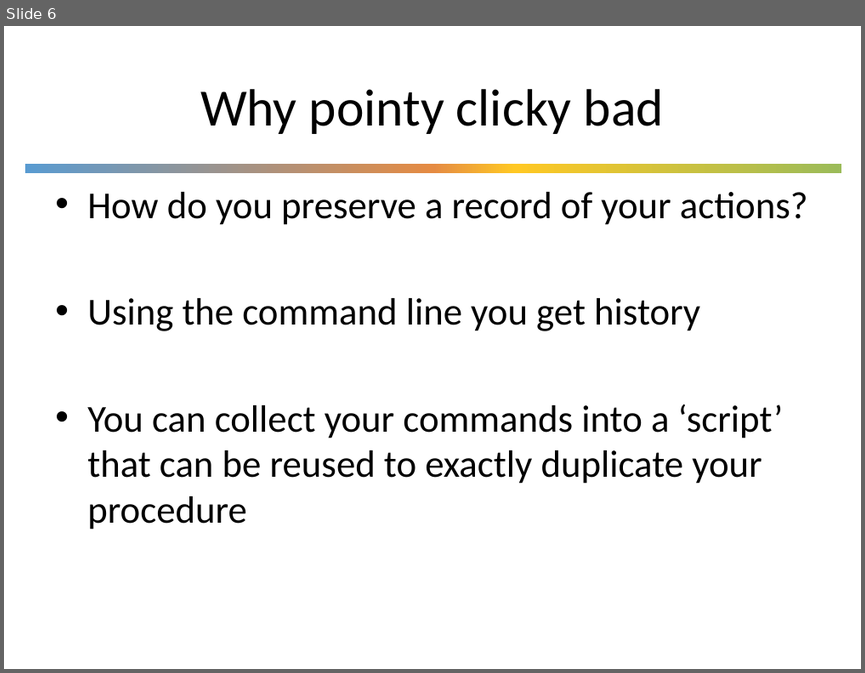
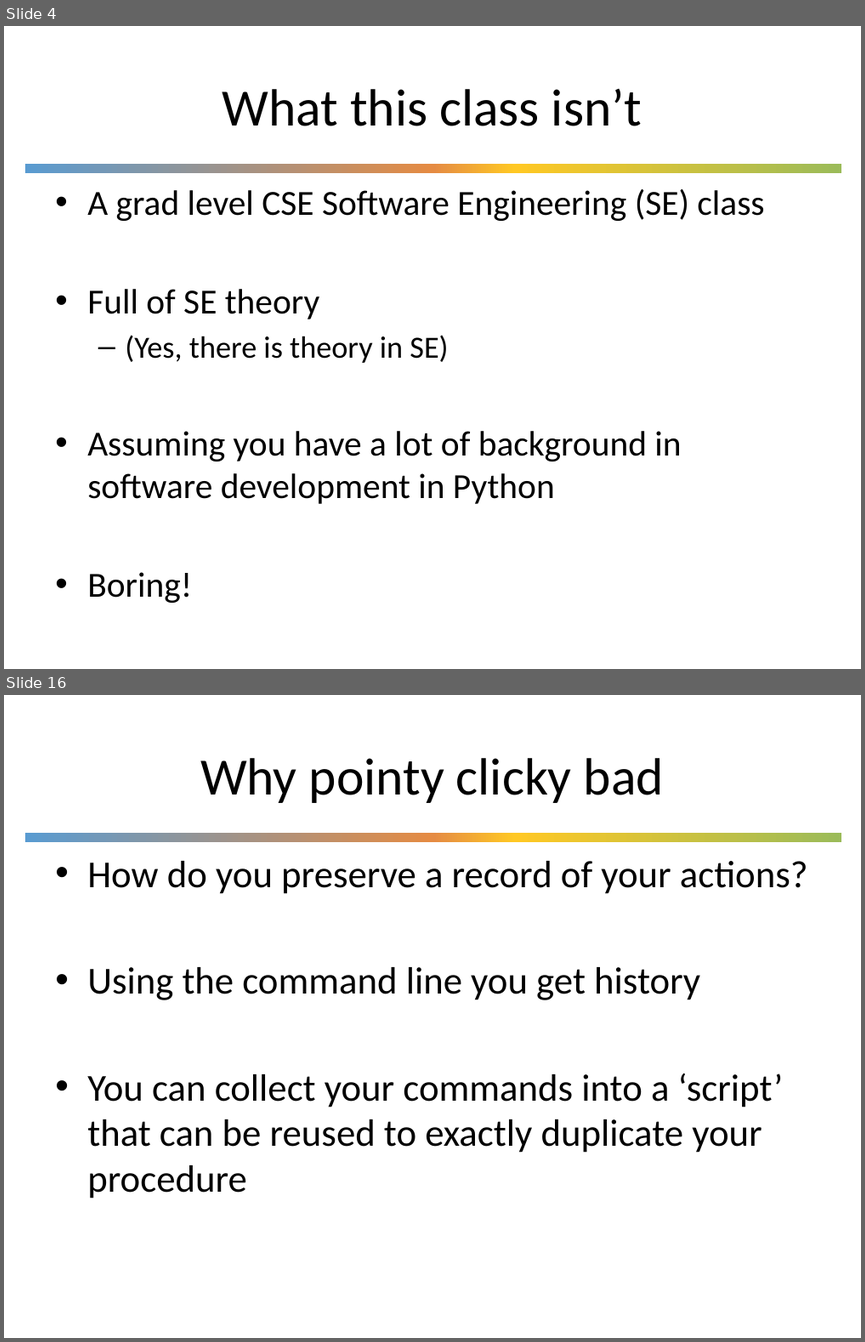
Before and after one commit to UWDIRECT/UWDIRECT.github.io, a slide deck: Wi21_content/SEDS/L1.1.Command_Line.pptx. Shown one above the other, each under a label of ours: slide 6 before the commit, slides 4 and 16 after it; the slides between them are not shown. The pictures are 865x673 and 865x1342 pixels, drawn with LibreOffice and Linux fonts; fonts in the diff are those of the drawing; background and template pictures are left out. Boxes give left, top, right and bottom in pixels: in the first picture for what was removed or moved away, otherwise in the second. Text is boxed around its words. In the diff, an @@ line names an element or a change of style, - is before the commit and + after.

```diff
--- a/Wi21_content/SEDS/L1.1.Command_Line.pptx
+++ b/Wi21_content/SEDS/L1.1.Command_Line.pptx
@@ slide 4 added at (4, 26, 861, 669), background #FFFFFF; not listed: 1 template element that a slide beside it also shows @@
@@ title added at (222, 89, 642, 126), 44 pt, text #000000 @@
+What this class isn’t
@@ text added at (87, 189, 764, 602), 29.6 pt, text #000000 @@
+• A grad level CSE Software Engineering (SE) class
+• Full of SE theory
+  – (Yes, there is theory in SE)
+• Assuming you have a lot of background in software development in Python
+• Boring!
@@ what was slide 6 is now slide 16 @@
```
Also in this commit, not shown: 1 slide changed, 13 other slides added, 2 slides removed.
